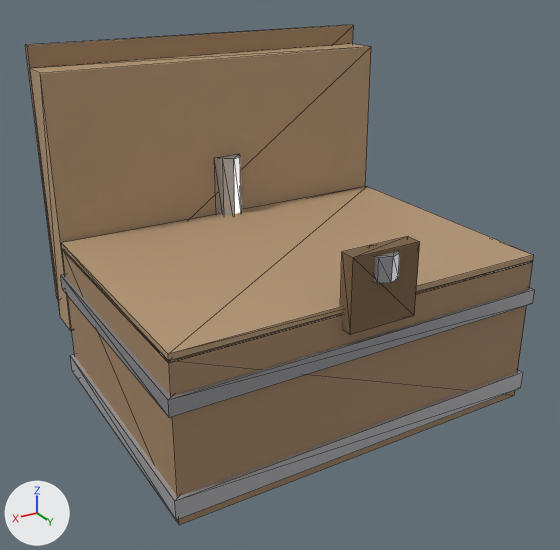
The glTF model assets/models/props/chest_3.glb as it was, and as the next commit left it.
One viewpoint serves both versions: a camera (50 mm lens) standing at (0.992, 1.588, 0.944) and looking at (0.035, -0.006, 0.147). Arrows for +X, +Y and +Z are at lower left; the lights stay in place. The first picture is the older version. Mesh edges are drawn as thin lines. Where no turn or scale is listed for an object, it has been applied to the vertices.

In view in the first picture: 'chest_tilt90'.
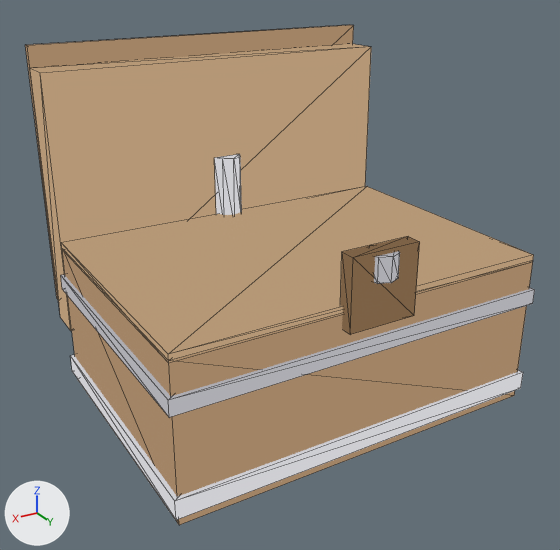
Patch to the scene script:
```diff
--- a/assets/models/props/chest_3.glb.py
+++ b/assets/models/props/chest_3.glb.py
@@ mat_chestwood @@
 mat_chestwood = principled_material('ChestWood')
-mat_chestwood.base_color = (0.36, 0.23, 0.13)  # brown #a28465
+mat_chestwood.base_color = (0.0, 0.0, 0.0)  # black #000000
 mat_chestwood.roughness = 0.85
+mat_chestwood.emission_strength = 1.0
+mat_chestwood.metallic = 1.0
+mat_chestwood.emission_color = (0.36, 0.23, 0.13)  # brown #a28465
@@ mat_chestwoodlit @@
 mat_chestwoodlit = principled_material('ChestWoodLit')
-mat_chestwoodlit.base_color = (0.46, 0.31, 0.18)  # beige #b59776
+mat_chestwoodlit.base_color = (0.0, 0.0, 0.0)  # black #000000
 mat_chestwoodlit.roughness = 0.8
+mat_chestwoodlit.emission_strength = 1.0
+mat_chestwoodlit.metallic = 1.0
+mat_chestwoodlit.emission_color = (0.46, 0.31, 0.18)  # beige #b59776
@@ mat_chestmetal @@
 mat_chestmetal = principled_material('ChestMetal')
-mat_chestmetal.base_color = (0.42, 0.42, 0.45)  # grey #adadb3
-mat_chestmetal.metallic = 0.6
-mat_chestmetal.roughness = 0.4
+mat_chestmetal.base_color = (0.0, 0.0, 0.0)  # black #000000
+mat_chestmetal.metallic = 1.0
+mat_chestmetal.roughness = 1.0
+mat_chestmetal.emission_strength = 1.0
@@ mat_chestmetallit @@
 mat_chestmetallit = principled_material('ChestMetalLit')
-mat_chestmetallit.base_color = (0.62, 0.62, 0.65)  # light grey #ceced3
-mat_chestmetallit.metallic = 0.6
-mat_chestmetallit.roughness = 0.35
+mat_chestmetallit.base_color = (0.0, 0.0, 0.0)  # black #000000
+mat_chestmetallit.metallic = 1.0
+mat_chestmetallit.roughness = 1.0
+mat_chestmetallit.emission_strength = 1.0
+mat_chestmetallit.emission_color = (0.62, 0.62, 0.65)  # light grey #ceced3
@@ mat_chestwooddk @@
 mat_chestwooddk = principled_material('ChestWoodDk')
-mat_chestwooddk.base_color = (0.2, 0.12, 0.06)  # brown #7c6145
-mat_chestwooddk.roughness = 0.85
+mat_chestwooddk.base_color = (0.0, 0.0, 0.0)  # black #000000
+mat_chestwooddk.roughness = 1.0
+mat_chestwooddk.metallic = 1.0
+mat_chestwooddk.emission_strength = 1.0
+mat_chestwooddk.emission_color = (0.2, 0.12, 0.06)  # brown #7c6145
```

Where the change shows, as pixel boxes [x1, y1, x2, y2] in the pictures (560 x 550 px):
'chest_tilt90', recoloured, surface changed (brown to beige)
    both: [25, 25, 535, 525]
